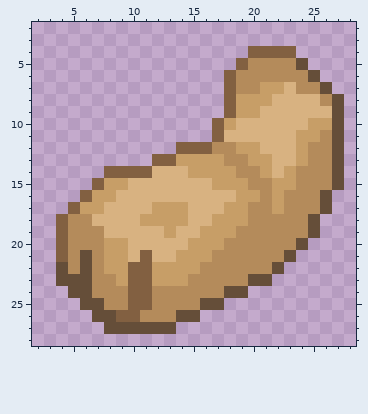
Pixel-art sprite, stored at textures/items/rabbit_foot.png. The picture above is the old version.
The file is 32x32 pixels. Shown: x 2..28, y 2..28.
And afterwards:
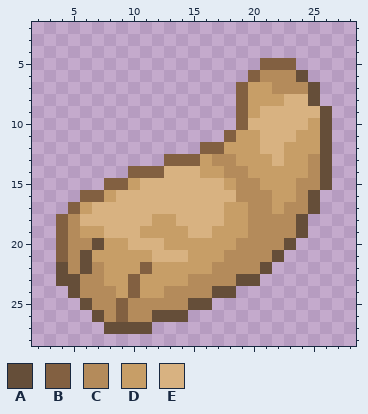
Palette (. is transparent): A #654e39  B #826041  C #b48b5b  D #c79e67  E #d8b281
From old to new:
Colour C becomes colour A in row 6 at x 24; in row 7 at x 25; in rows 11 to 15 at x 26; in rows 16 to 17 at x 25; in rows 18 to 19 at x 24; in row 20 at x 7 and 23.
Colour C becomes colour A in row 21 at x 22; in row 22 at x 21; in row 23 at x 19; in row 24 at x 17; in row 25 at x 15; in row 26 at x 12 to 13.
Colour D becomes colour A in row 10 at x 26.
Colour E becomes colour A in row 8 at x 25; in row 9 at x 26.
Colour C becomes colour B in row 5 at x 21 to 23; in row 6 at x 20; in row 7 at x 19; in row 12 at x 17; in row 25 at x 9.
Colour D becomes colour B in rows 8 to 9 at x 19; in row 13 at x 14 to 15; in row 15 at x 8 to 9; in row 16 at x 7.
Colour E becomes colour B in row 10 at x 19; in row 11 at x 18; in row 14 at x 12.
Colour A becomes colour C in rows 23 to 24 at x 6; in row 25 at x 7; in row 26 at x 8.
Colour B becomes colour C in row 25 at x 10 to 11; in row 26 at x 10.
Colour D becomes colour C in row 7 at x 22; in row 13 at x 17; in row 14 at x 18; in row 15 at x 19; in row 16 at x 19 to 20.
Colour E becomes colour C in row 7 at x 23.
Colour B becomes colour D in row 21 at x 11; in row 22 at x 10; in rows 23 to 24 at x 11.
Colour C becomes colour D in row 7 at x 20; in row 12 at x 18 and 25; in row 13 at x 19; in row 14 at x 20 and 24; in row 15 at x 21; in row 16 at x 23.
Colour C becomes colour D in row 19 at x 6 to 7 and 19; in row 20 at x 18; in row 21 at x 7 and 17; in row 22 at x 16; in row 23 at x 8; in row 24 at x 9 and 12.
Colour E becomes colour D in row 8 at x 22; in row 11 at x 19 to 20; in rows 12 to 13 at x 23; in row 14 at x 22; in row 15 at x 10; in row 19 at x 11 to 12 and 14.
Colour E becomes colour D in row 20 at x 13 to 14; in row 21 at x 10.
Colour C becomes colour E in row 18 at x 6.
Colour D becomes colour E in row 14 at x 15; in row 15 at x 17; in row 17 at x 7 and 12 to 14; in row 18 at x 11, 14 and 17; in row 19 at x 16; in row 21 at x 14.
Colour A is removed in row 5 at x 24; in row 6 at x 25; in row 7 at x 26; in rows 8 to 15 at x 27; in rows 16 to 17 at x 26; in rows 18 to 19 at x 25.
Colour A is removed in row 20 at x 24; in row 21 at x 23; in row 22 at x 22; in row 23 at x 21; in row 24 at x 19; in row 25 at x 17.
Colour A is removed in row 26 at x 15; in row 27 at x 12 to 13.
Colour B is removed in row 4 at x 20 to 23; in row 5 at x 19; in rows 6 to 9 at x 18; in rows 10 to 11 at x 17; in row 12 at x 14 to 15; in row 13 at x 12.
Colour B is removed in row 14 at x 8 to 9; in row 15 at x 7.
Colour C is removed in row 5 at x 20; in row 6 at x 19; in row 8 at x 26.
Colour D is removed in row 10 at x 18.
Boxes around the changes in both pictures, in picture pixels (x1, y1, x2, y2):
changed: (80, 46, 344, 334)
